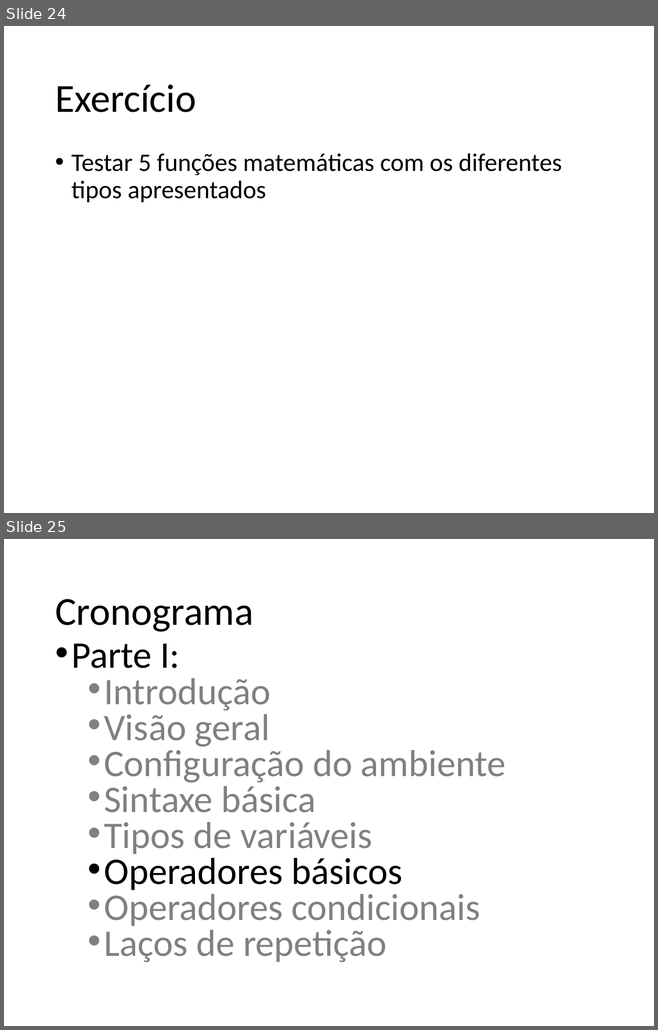
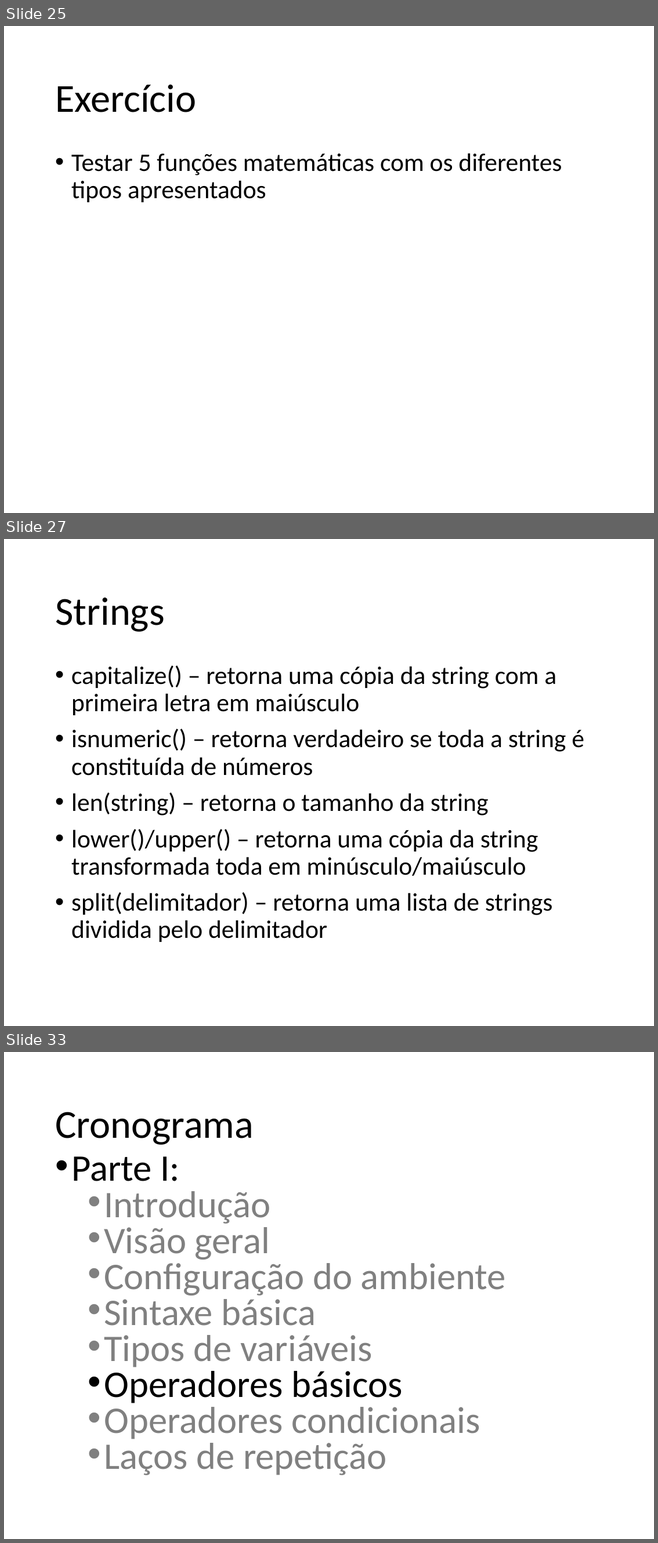
Before and after one commit to fernandoFernandeSantos/minicurso_python_2019, a slide deck: aula.pptx. Shown one above the other, each under a label of ours: slides 24 and 25 before the commit, slides 25, 27 and 33 after it; the slides between them are not shown. The pictures are 658x1030 and 658x1543 pixels, drawn with LibreOffice and Linux fonts; fonts in the diff are those of the drawing. Boxes give left, top, right and bottom in pixels: in the first picture for what was removed or moved away, otherwise in the second. Text is boxed around its words. In the diff, an @@ line names an element or a change of style, - is before the commit and + after.

```diff
--- a/aula.pptx
+++ b/aula.pptx
@@ slide 27 added at (4, 539, 654, 1026), background #FFFFFF @@
@@ title added at (55, 598, 165, 632), 44 pt, text #000000 @@
+Strings
@@ text added at (71, 665, 584, 942), 28 pt, text #000000 @@
+• capitalize() – retorna uma cópia da string com a primeira letra em maiúsculo
+• isnumeric() – retorna verdadeiro se toda a string é constituída de números
+• len(string) – retorna o tamanho da string
+• lower()/upper() – retorna uma cópia da string transformada toda em minúsculo/maiúsculo
+• split(delimitador) – retorna uma lista de strings dividida pelo delimitador
@@ what was slide 24 is now slide 25 @@
@@ what was slide 25 is now slide 33 @@
```
Also in this commit, not shown: 6 slides changed, 15 other slides added.
